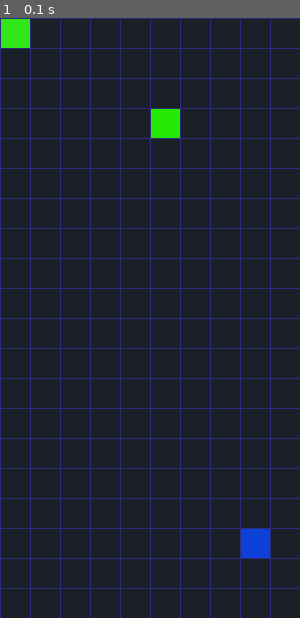
Above: before the commit, frame 1.
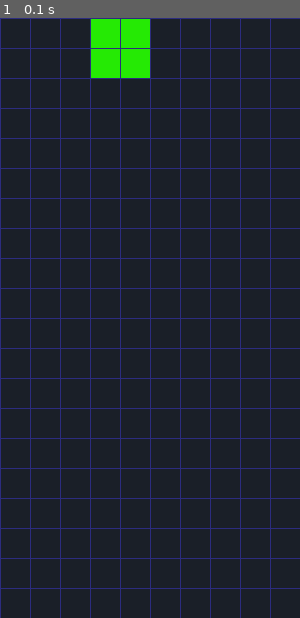
Above: after the commit, the same moment.

Repository: ImDebuging/PyGame_Practice
Game: pygame game, started from teris.py
Same seed, same stepped clock (60 frames per second), same inputs: the game is played once before the commit and once after it.
Inputs:
- Up to frame 1 (0.1 s): no input

The runs differ from the first frame. In frame 1, 3.3% of the frame differs, in the area x 0-90%, y 0-90%.

Commit message:
This commit accomplish 7 blocks in Teris Game in blocks.py

Diff:
--- /dev/null
+++ b/block.py
@@ -0,0 +1,41 @@
+from colors import Colors
+from position import Position
+import pygame
+class Block():#七种方块的父类
+    def __init__(self,id):
+        self.id = id
+        self.cells = {}
+        self.cell_size = 30
+
+
+        self.rotation_state = 0
+        self.row_offset = 0
+        self.col_offset = 0 # 方块左上角的偏移量,初始化为0
+
+
+        self.colors = Colors.get_cell_colors()
+        self.move(0,3)
+
+    def move(self,rows,cols):
+        self.row_offset +=rows
+        self.col_offset +=cols
+
+    def get_cell_position(self):
+        tiles = self.cells[self.rotation_state]
+        moved_tiles=[]
+        for position in tiles:
+            position = Position(position.row+self.row_offset,position.col+self.col_offset)
+            moved_tiles.append(position)
+        return moved_tiles
+
+    def rotate(self):
+        self.rotation_state = (self.rotation_state+1)%4
+
+    def draw(self,screen):
+        tiles = self.get_cell_position() # 确定方块的旋转状态
+        for tile in tiles:  # 根据旋转状态，将方块里的每个格子打印在屏幕形参screen上
+            # tile是一个position（定义在position.py里）的对象
+            tile_rect=pygame.Rect(tile.col*self.cell_size+1,tile.row*self.cell_size+1,
+                      self.cell_size-1,self.cell_size-1)
+            #这边画方格的这些“+1”，“-1”其实就是为了留出一点边框
+            pygame.draw.rect(screen,self.colors[self.id],tile_rect)
--- /dev/null
+++ b/blocks.py
@@ -0,0 +1,86 @@
+#这个文件是俄罗斯方块里具体的七种方块的具体实现
+from block import Block
+from position import Position
+
+class LBlock(Block):#每一个具体的方块类都继承自Block这个父类
+    def __init__(self):
+        super().__init__(id = 1)
+        self.cells = {
+            #这个字典记录了方块四种旋转状态所占据的格子的坐标
+            0:[Position(0,2),Position(1,0),Position(1,1),Position(1,2)],
+            1:[Position(0,1),Position(1,1),Position(2,1),Position(2,2)],
+            2:[Position(1,0),Position(1,1),Position(1,2),Position(2,0)],
+            3:[Position(0,0),Position(0,1),Position(1,1),Position(2,1)]
+        }
+
+
+class JBlock(Block):
+    def __init__(self):
+        super().__init__(id = 2)
+        self.cells = {
+            # 这个字典记录了方块四种旋转状态所占据的格子的坐标
+            0: [Position(0, 0), Position(1, 0), Position(1, 1), Position(1, 2)],
+            1: [Position(0, 1), Position(0, 2), Position(1, 1), Position(2, 1)],
+            2: [Position(1, 0), Position(1, 1), Position(1, 2), Position(2, 2)],
+            3: [Position(0, 1), Position(1, 1), Position(2, 0), Position(2, 1)]
+        }
+
+
+class IBlock(Block):
+    def __init__(self):
+        super().__init__(id = 3)
+        self.cells = {
+            # 这个字典记录了方块四种旋转状态所占据的格子的坐标
+            0: [Position(1, 0), Position(1, 1), Position(1, 2), Position(1, 3)],
+            1: [Position(0, 2), Position(1, 2), Position(2, 2), Position(3, 2)],
+            2: [Position(2, 0), Position(2, 1), Position(2, 2), Position(2, 3)],
+            3: [Position(0, 1), Position(1, 1), Position(2, 1), Position(3, 1)]
+        }
+
+
+class OBlock(Block):
+    def __init__(self):
+        super().__init__(id = 4)
+        self.cells = {
+            # 这个字典记录了方块四种旋转状态所占据的格子的坐标
+            0: [Position(0, 0), Position(0, 1), Position(1, 0), Position(1, 1)],
+            1: [Position(0, 2), Position(1, 2), Position(2, 2), Position(3, 2)],
+            2: [Position(2, 0), Position(2, 1), Position(2, 2), Position(2, 3)],
+            3: [Position(0, 1), Position(1, 1), Position(2, 1), Position(3, 1)]
+        }
+
+
+class SBlock(Block):
+    def __init__(self):
+        super().__init__(id = 5)
+        self.cells = {
+            # 这个字典记录了方块四种旋转状态所占据的格子的坐标
+            0: [Position(0, 1), Position(0, 2), Position(1, 0), Position(1, 1)],
+            1: [Position(0, 1), Position(1, 1), Position(1, 2), Position(2, 2)],
+            2: [Position(1, 1), Position(1, 2), Position(2, 0), Position(2, 1)],
+            3: [Position(0, 0), Position(1, 0), Position(1, 1), Position(2, 1)]
+        }
+
+
+class TBlock(Block):
+    def __init__(self):
+        super().__init__(id = 6)
+        self.cells = {
+            # 这个字典记录了方块四种旋转状态所占据的格子的坐标
+            0: [Position(0, 1), Position(1, 0), Position(1, 1), Position(1, 2)],
+            1: [Position(0, 1), Position(1, 1), Position(1, 2), Position(2, 1)],
+            2: [Position(1, 0), Position(1, 1), Position(1, 2), Position(2, 1)],
+            3: [Position(0, 1), Position(1, 0), Position(1, 1), Position(2, 1)]
+        }
+
+
+class ZBlock(Block):
+    def __init__(self):
+        super().__init__(id = 7)
+        self.cells = {
+            # 这个字典记录了方块四种旋转状态所占据的格子的坐标
+            0: [Position(0, 0), Position(0, 1), Position(1, 1), Position(1, 2)],
+            1: [Position(0, 2), Position(1, 1), Position(1, 2), Position(2, 1)],
+            2: [Position(1, 0), Position(1, 1), Position(2, 1), Position(2, 2)],
+            3: [Position(0, 1), Position(1, 0), Position(1, 1), Position(2, 0)]
+        }
--- /dev/null
+++ b/colors.py
@@ -0,0 +1,17 @@
+class Colors:
+    dark_green = (26, 31, 40)
+    green = (47, 230, 23)
+    red = (232, 18, 18)
+    orange = (26, 116, 17)
+    yellow = (37, 234, 4)
+    purple = (66, 0, 247)
+    cyan = (21, 204, 209)
+    blue = (13, 64, 216)
+
+    @classmethod #类本身的方法，可以通过直接通过类本身来访问，而不能通过类的实例来访问
+    #BTW,cls参数貌似就是单词‘class’的缩写
+    def get_cell_colors(cls):
+        '''
+        返回一个记录颜色RGB数值的列表，调用的时候通过block对象的ID来表示它的颜色
+        '''
+        return [cls.dark_green,cls.green,cls.red,cls.orange,cls.yellow,cls.purple,cls.cyan,cls.blue]
--- a/grid.py
+++ b/grid.py
@@ -1,4 +1,5 @@
 import pygame
+from colors import Colors
 class Grid:
     def __init__(self):
         self.num_rows=20    #地图的行数
@@ -7,25 +8,13 @@
         #地图用二维列表来存储，全部元素初始化为0
         self.grid=[[0 for j in range(self.num_cols)]
                    for i in range(self.num_rows)]
-        self.colors = self.get_cell_color()
+        self.colors = Colors.get_cell_colors()
 
     def print_grid(self):
         for row in range(self.num_rows):
             for col in range(self.num_cols):
                     print(self.grid[row][col],end=" ")
             print()
-
-    def get_cell_color(self):
-        dark_green = (26,31,40)
-        green = (47,230,23)
-        red = (232,18,18)
-        orange = (26,116,17)
-        yellow = (37,234,4)
-        purple = (66,0,247)
-        cyan = (21,204,209)
-        blue = (13,64,216)
-
-        return [dark_green,green,red,orange,yellow,purple,cyan,blue]
 
     def draw(self,screen):
         for row in range(self.num_rows):
--- /dev/null
+++ b/position.py
@@ -0,0 +1,4 @@
+class Position():
+    def __init__(self,row,col):
+        self.row=row
+        self.col=col
--- a/teris.py
+++ b/teris.py
@@ -1,5 +1,6 @@
 import sys
 from grid import Grid
+from blocks import *
 
 import pygame
 pygame.init()
@@ -11,10 +12,9 @@
 clock = pygame.time.Clock()
 
 game_grid = Grid()
-game_grid.grid[0][0]=1
-game_grid.grid[3][5]=4
-game_grid.grid[17][8]=7
-game_grid.print_grid()
+
+block = OBlock()
+block.draw(screen)
 
 while True:
     for event in pygame.event.get():
@@ -24,6 +24,7 @@
         # Drawing
         screen.fill(dark_blue)
         game_grid.draw(screen)
+        block.draw(screen)
 
         pygame.display.update()
-        clock.tick(60)
+        clock.tick(60 )
